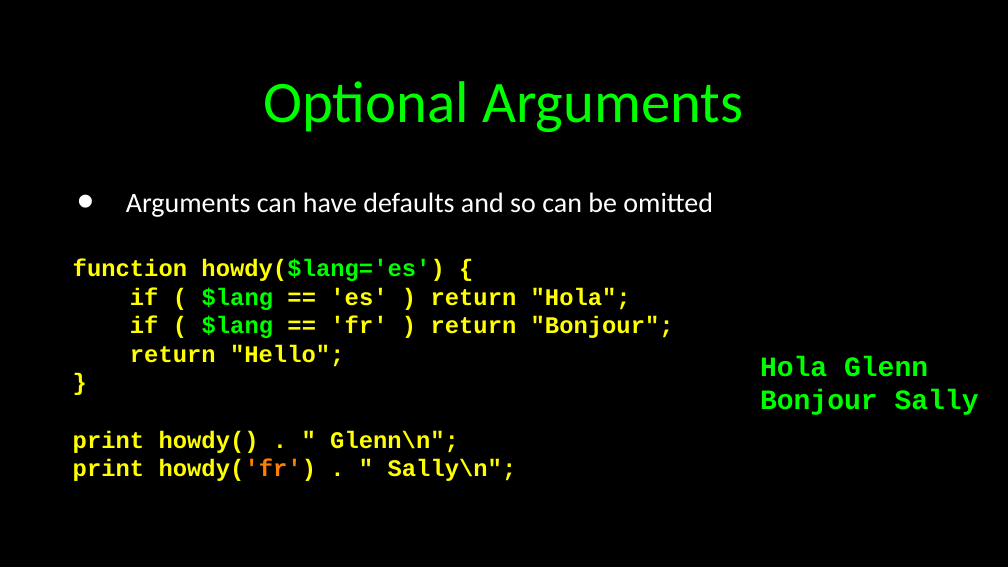
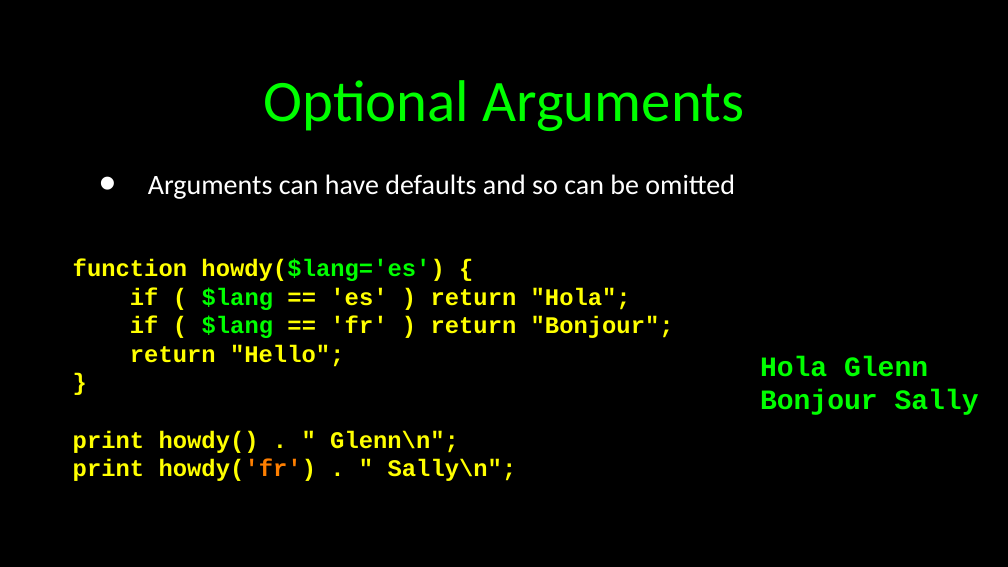
Before and after one commit to csev/wa4e, a slide deck: slide 11 of lectures/PHP-04-Functions.ppt (slide 15 before the commit). Drawn at 1008x567 pixels with LibreOffice and Linux fonts; fonts in the diff are those of the drawing. Boxes give left, top, right and bottom in pixels: in the first picture for what was removed or moved away, otherwise in the second. Text is boxed around its words. In the diff, an @@ line names an element or a change of style, - is before the commit and + after.

```diff
--- a/lectures/PHP-04-Functions.ppt
+++ b/lectures/PHP-04-Functions.ppt
@@ text "Arguments can have defaults and ...": place and size @@
-text "Arguments can have defaults and ..." at [126,192,713,217]
+text "Arguments can have defaults and ..." at [148,174,735,199]
@@ text "Arguments can have defaults and ..." at [148,174,735,199]: vertical alignment middle to top @@
```
Also in this commit, not shown: 23 other slides changed, 1 slide added, 1 slide removed, 7 other files.
